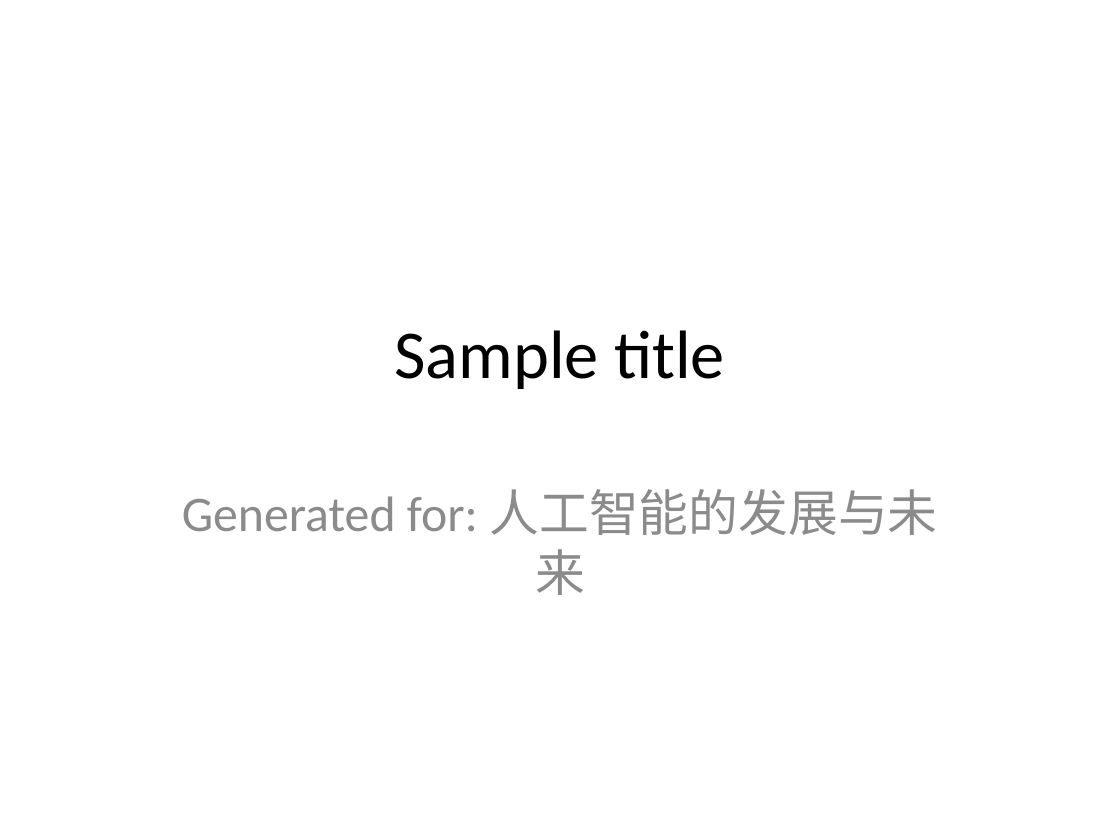
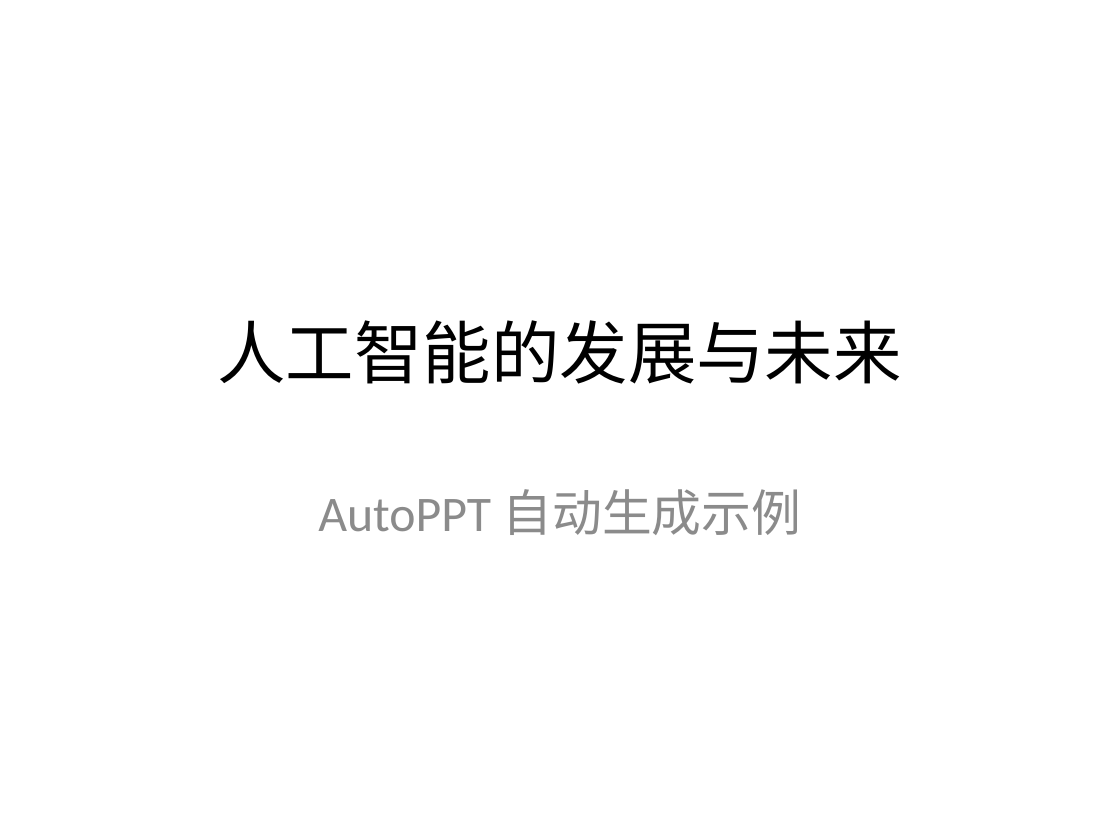
Before and after one commit to yeasy/AutoPPT, a slide deck: slide 1 of samples/cn_tech.pptx. Drawn at 1120x840 pixels with LibreOffice and Linux fonts; fonts in the diff are those of the drawing. Boxes give left, top, right and bottom in pixels: in the first picture for what was removed or moved away, otherwise in the second. Text is boxed around its words. In the diff, an @@ line names an element or a change of style, - is before the commit and + after.

```diff
--- a/samples/cn_tech.pptx
+++ b/samples/cn_tech.pptx
@@ title at [217,320,901,384]: text changed @@
-Sample title
+人工智能的发展与未来
@@ subtitle at [318,489,802,535]: text changed @@
-Generated for: 人工智能的发展与未来
+AutoPPT 自动生成示例
```
Also in this commit, not shown: 3 slides added, 4 slides removed, 7 other files.
